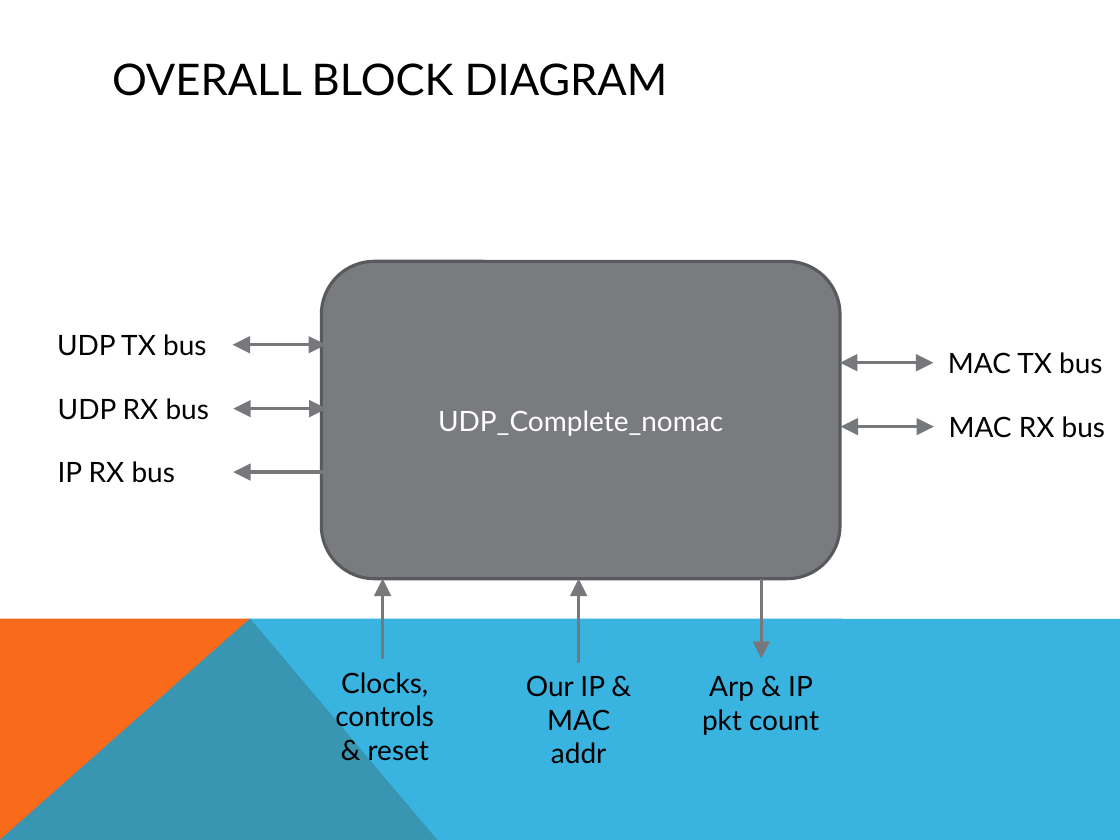
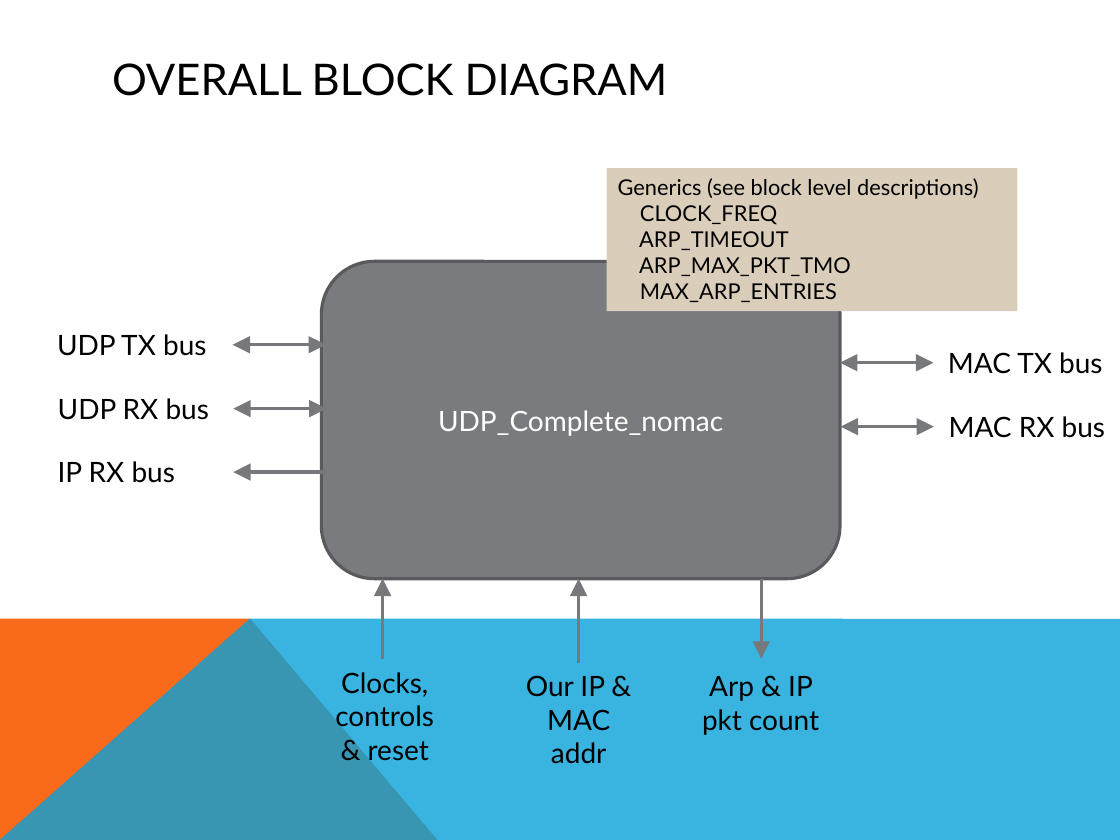
Before and after one commit to rsarwar87/udp_ip_core, a slide deck: slide 5 of doc/src/UDP_IP_Stack.pptx. Drawn at 1120x840 pixels with LibreOffice and Linux fonts; fonts in the diff are those of the drawing. Boxes give left, top, right and bottom in pixels: in the first picture for what was removed or moved away, otherwise in the second. Text is boxed around its words. In the diff, an @@ line names an element or a change of style, - is before the commit and + after.

```diff
--- a/doc/src/UDP_IP_Stack.pptx
+++ b/doc/src/UDP_IP_Stack.pptx
@@ rectangle added at (x1=607, y1=168, x2=1018, y2=311), fill #DACEBB, 14 pt, text #000000 @@
+Generics (see block level descriptions)
+CLOCK_FREQ
+ARP_TIMEOUT
+ARP_MAX_PKT_TMO
+MAX_ARP_ENTRIES
```
Also in this commit, not shown: 6 other slides changed, 3 slides added, 21 other files.
